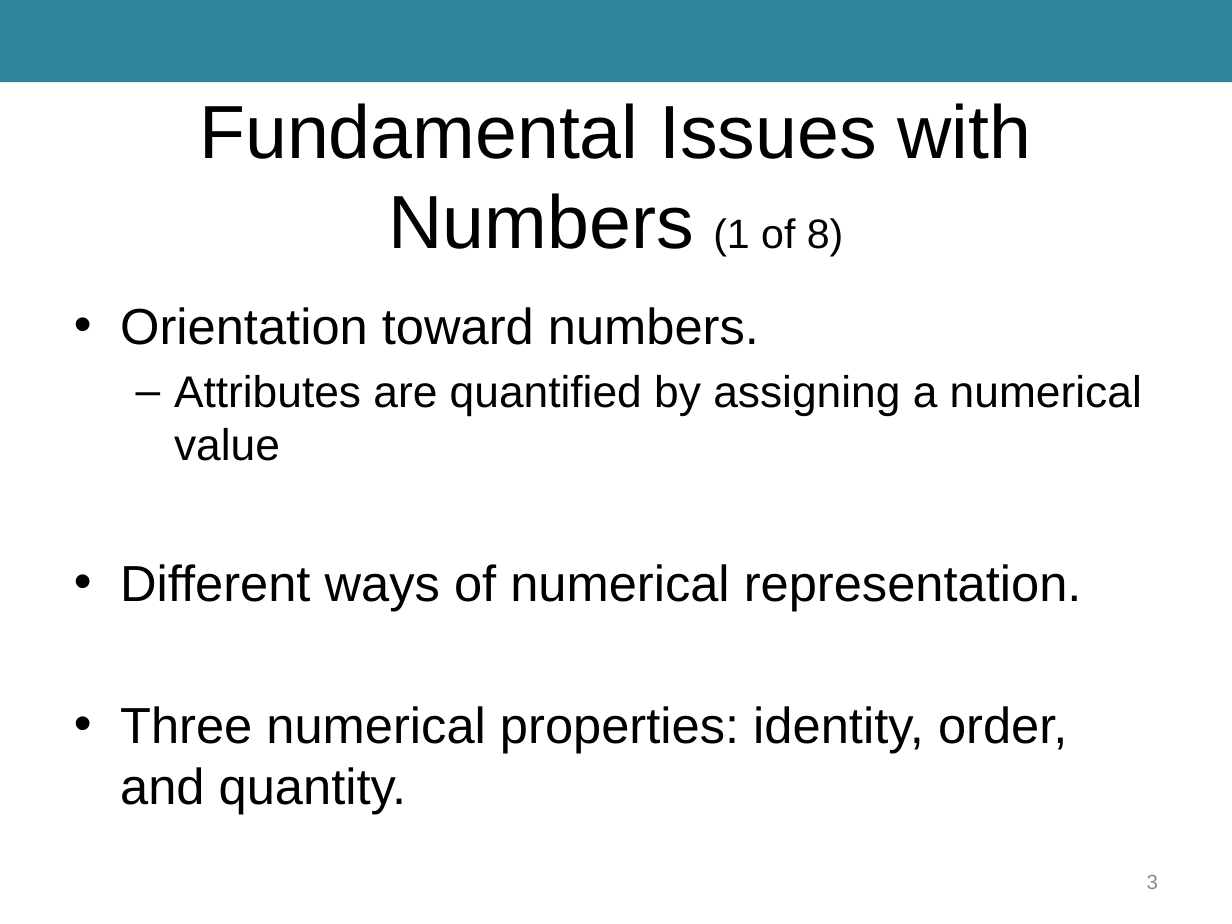
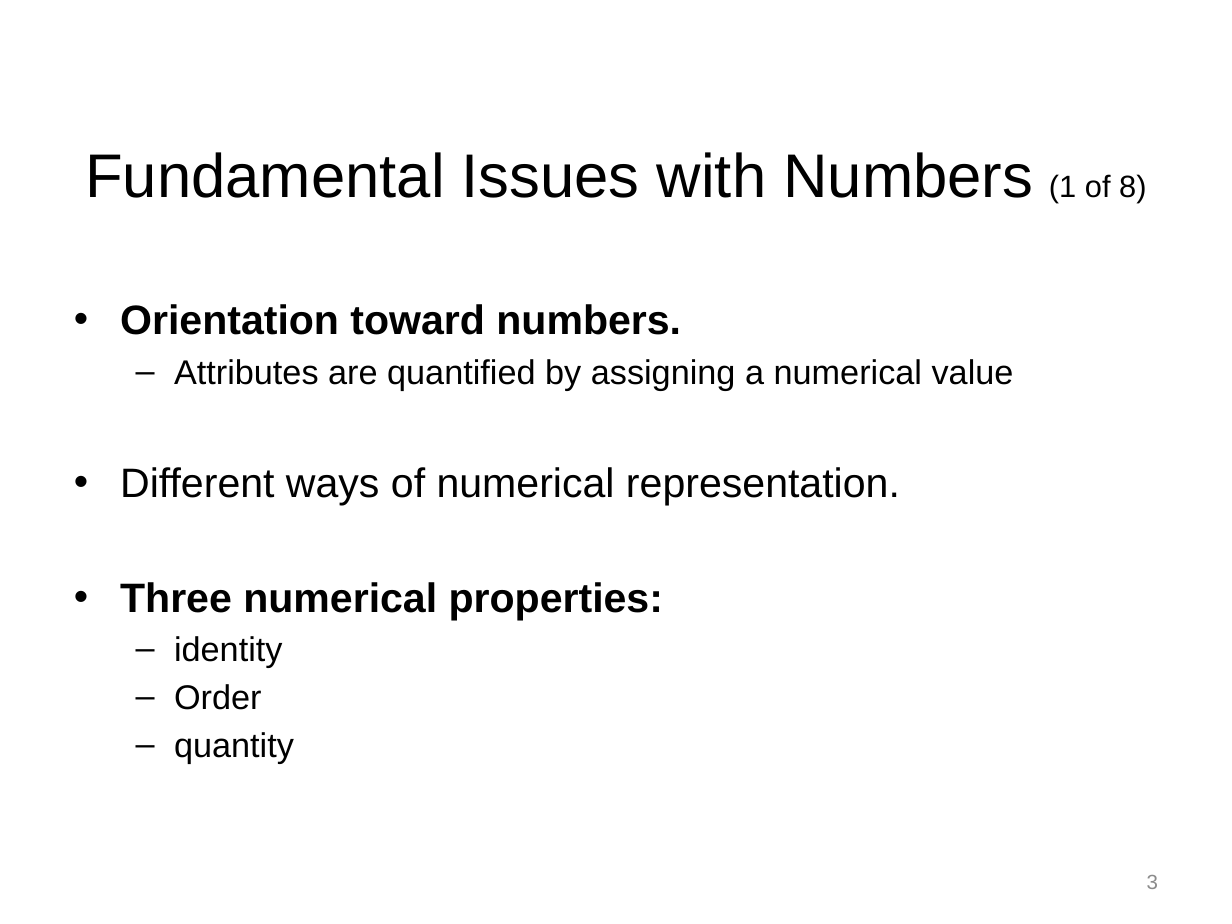
Before and after one commit to npm27/Teaching-Materials, a slide deck: slide 3 of Tests and Eval/Slides/2 Chapter 2.pptx. Drawn at 1232x924 pixels with LibreOffice and Linux fonts; fonts in the diff are those of the drawing. Boxes give left, top, right and bottom in pixels: in the first picture for what was removed or moved away, otherwise in the second. Text is boxed around its words. In the diff, an @@ line names an element or a change of style, - is before the commit and + after.

```diff
--- a/Tests and Eval/Slides/2 Chapter 2.pptx
+++ b/Tests and Eval/Slides/2 Chapter 2.pptx
@@ rectangle removed at <box>0,0,1232,83</box> @@
@@ title "Fundamental Issues with Numbers (1 ..." at <box>85,152,1146,203</box>: size 44 to 36 pt in "Fundamental Issues with Numbers"; size 24 to 18 pt in "(1 of 8)" @@
@@ text at <box>120,304,1014,505</box>: size 29.6 to 24 pt in "Orientation toward numbers.", "Different ways of numerical representation."; bold on in "Orientation toward numbers."; size 25.9 to 20 pt in "Attributes are quantified by assigning a numerical ..."; less space between paragraphs @@
@@ text at <box>120,582,663,764</box>: text changed; size 29.6 to 24 pt; bold on @@
-• Three numerical properties: identity, order, and quantity.
+• Three numerical properties:
+  – identity
+  – Order
+  – quantity
```
Also in this commit, not shown: 23 other slides changed, 9 other files.
